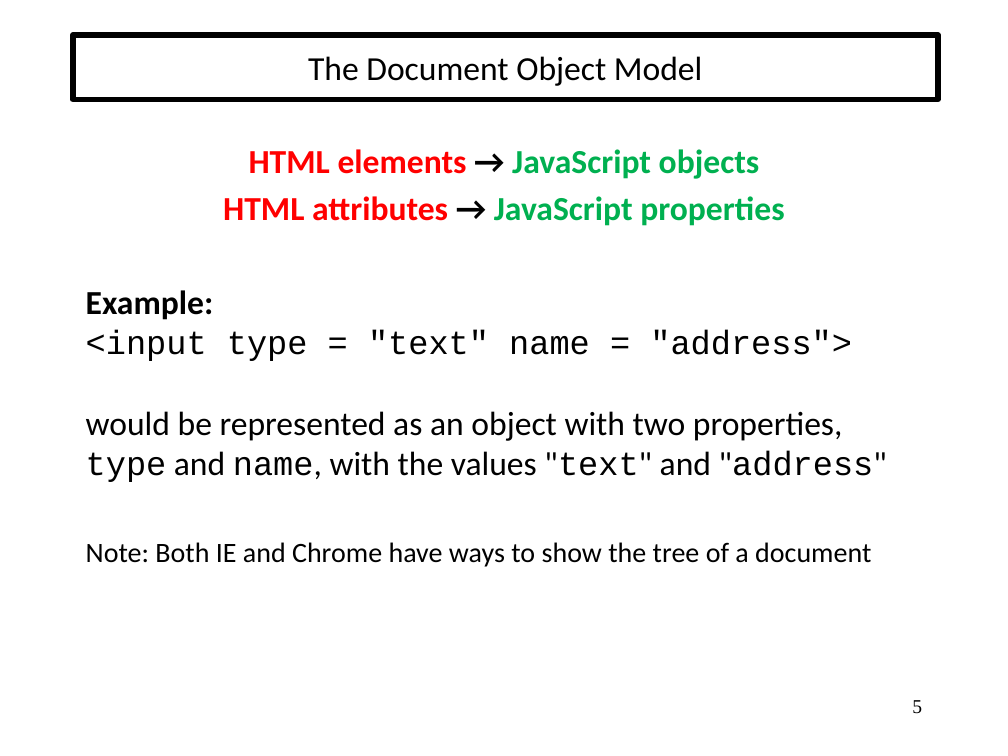
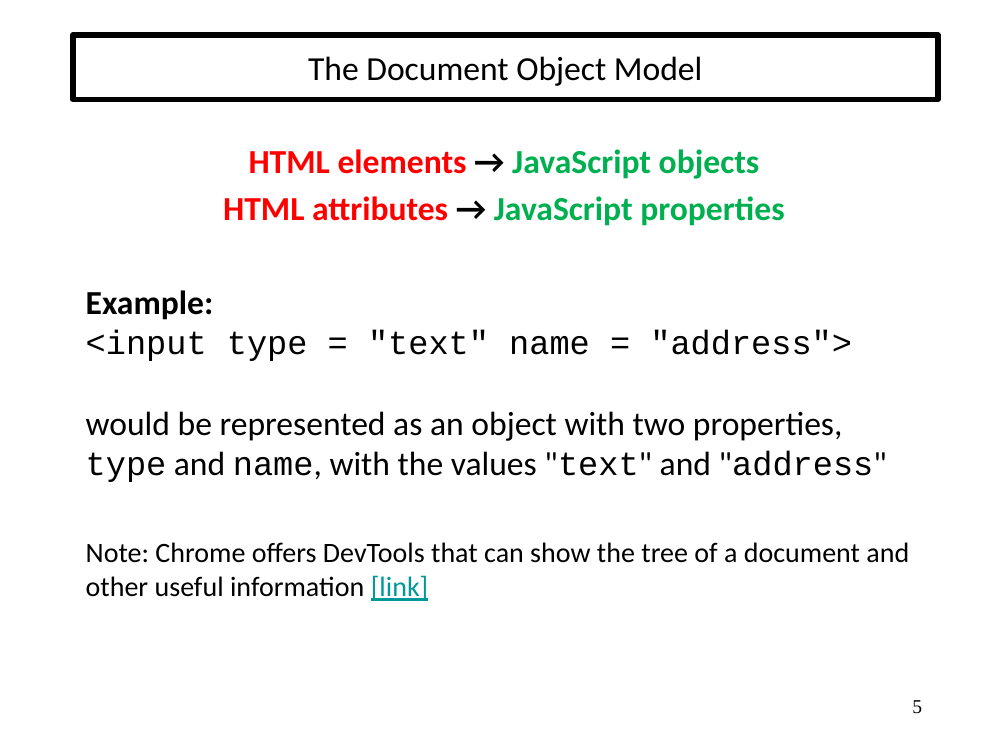
Before and after one commit to EricJPogue/www-epogue-info, a slide deck: slide 5 of CPSC-24700/Presentations/javascript-and-html.pptx. Drawn at 1008x756 pixels with LibreOffice and Linux fonts; fonts in the diff are those of the drawing. Boxes give left, top, right and bottom in pixels: in the first picture for what was removed or moved away, otherwise in the second. Text is boxed around its words. In the diff, an @@ line names an element or a change of style, - is before the commit and + after.

Commit message:
Updated session 15 and related documents.

```diff
--- a/CPSC-24700/Presentations/javascript-and-html.pptx
+++ b/CPSC-24700/Presentations/javascript-and-html.pptx
@@ text at box(86, 542, 909, 601): text changed @@
-Note: Both IE and Chrome have ways to show the tree of a document
+Note: Chrome offers DevTools that can show the tree of a document and other useful information [link]
```
Also in this commit, not shown: 3 other slides changed, 1 slide added, 10 other files.
